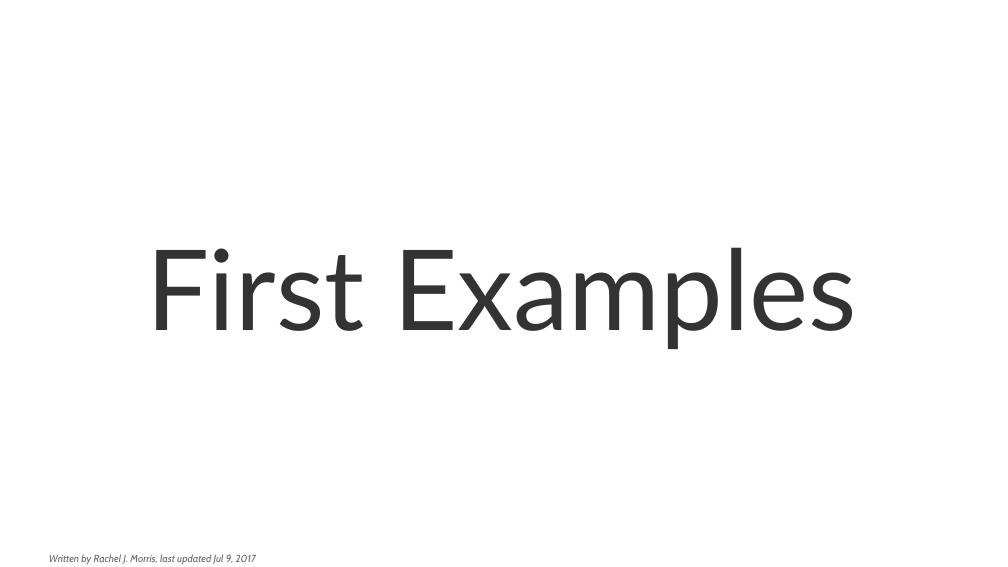
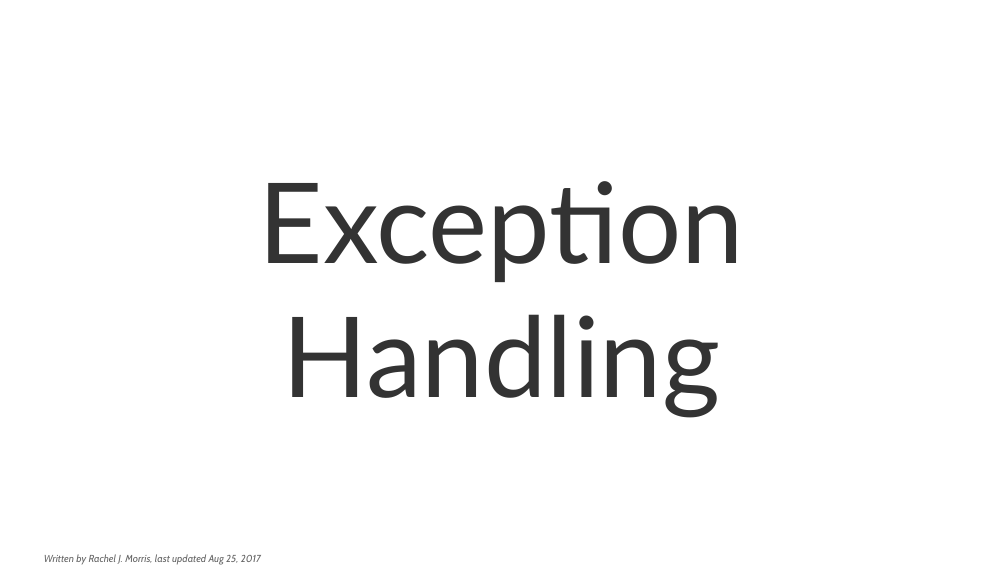
Before and after one commit to mariamhabib/CS250-Data-Structures, a slide deck: slide 1 of Lectures/2_Exception_Handling.odp. Drawn at 1008x567 pixels with LibreOffice and Linux fonts; fonts in the diff are those of the drawing; background and template pictures are left out. Boxes give left, top, right and bottom in pixels: in the first picture for what was removed or moved away, otherwise in the second. Text is boxed around its words. In the diff, an @@ line names an element or a change of style, - is before the commit and + after.

Commit message:
Exception handling slides

```diff
--- a/Lectures/2_Exception_Handling.odp
+++ b/Lectures/2_Exception_Handling.odp
@@ title at <box>259,181,744,418</box>: text changed @@
-First Examples
+Exception Handling
@@ text at <box>44,554,261,565</box>: text changed @@
-Written by Rachel J. Morris, last updated Jul 9, 2017
+Written by Rachel J. Morris, last updated Aug 25, 2017
```
Also in this commit, not shown: 47 slides added, 4 slides removed, 49 other files.
